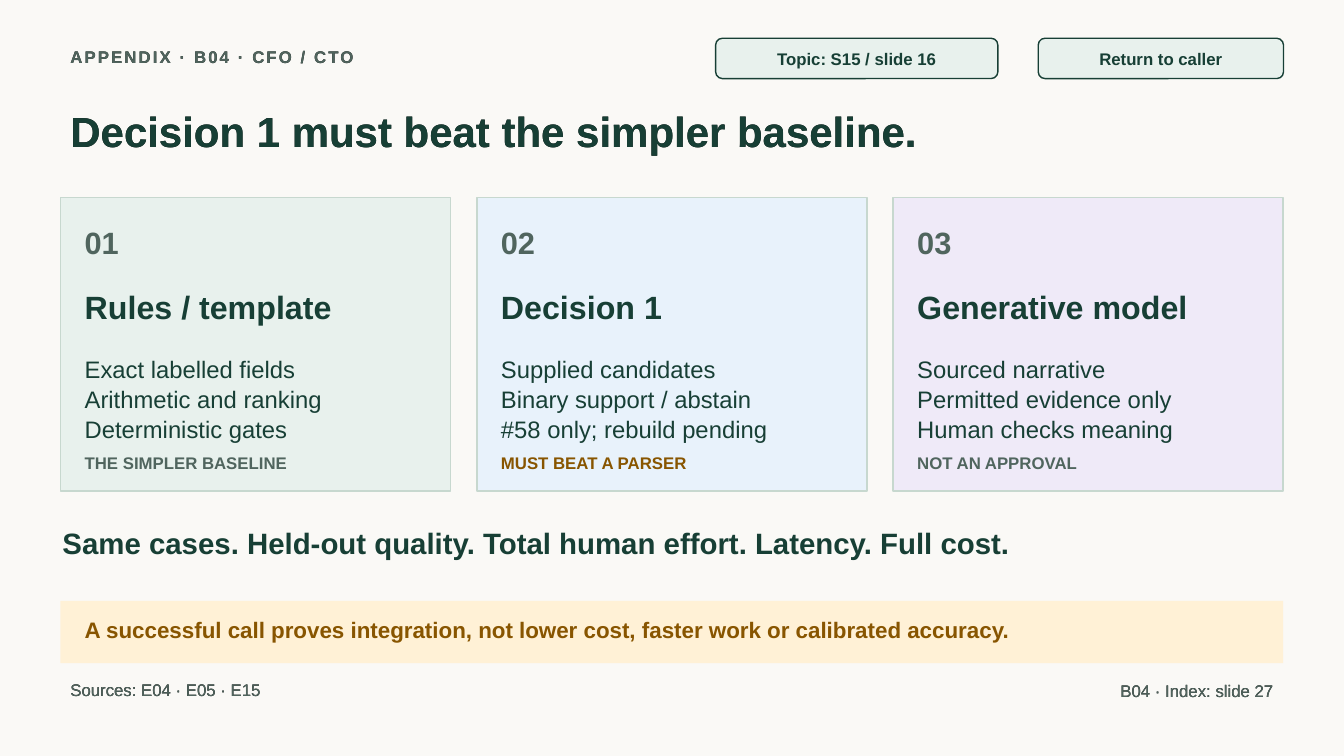
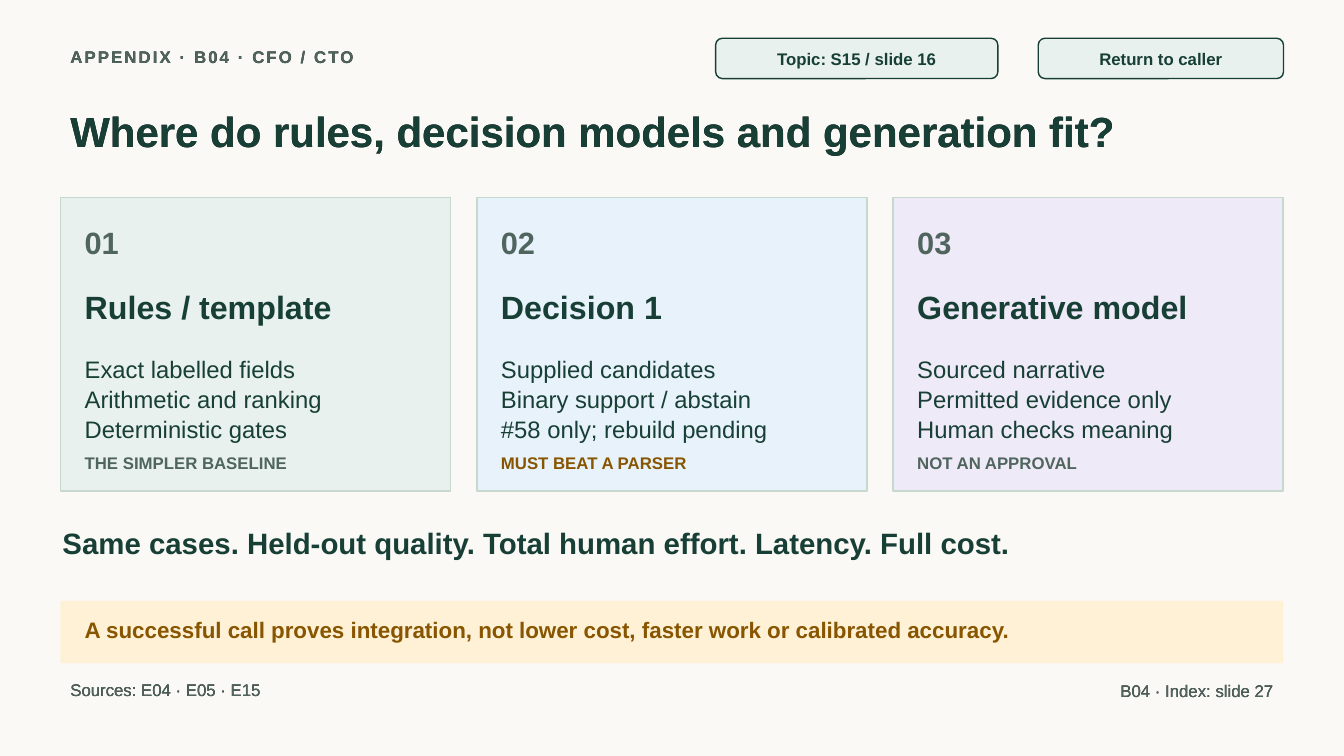
Before and after one commit to jmservera/ama, a slide deck: slide 31 of docs/capstone/deck/zava-forward-cowork-v2-draft.pptx. Drawn at 1344x756 pixels with LibreOffice and Linux fonts; fonts in the diff are those of the drawing. Boxes give left, top, right and bottom in pixels: in the first picture for what was removed or moved away, otherwise in the second. Text is boxed around its words. In the diff, an @@ line names an element or a change of style, - is before the commit and + after.

```diff
--- a/docs/capstone/deck/zava-forward-cowork-v2-draft.pptx
+++ b/docs/capstone/deck/zava-forward-cowork-v2-draft.pptx
@@ text at [70, 116, 1114, 155]: text changed @@
-Decision 1 must beat the simpler baseline.
+Where do rules, decision models and generation fit?
```
Also in this commit, not shown: 9 other slides changed, 1 slide added, 1 slide removed, 26 other files.
